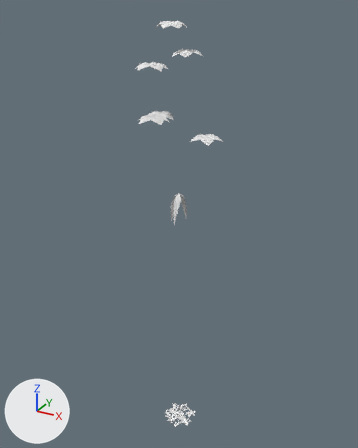
A saved change to the OBJ model game/assets/models/plants/SM_Plant_StranglerFigMasonry_Leaf.obj.
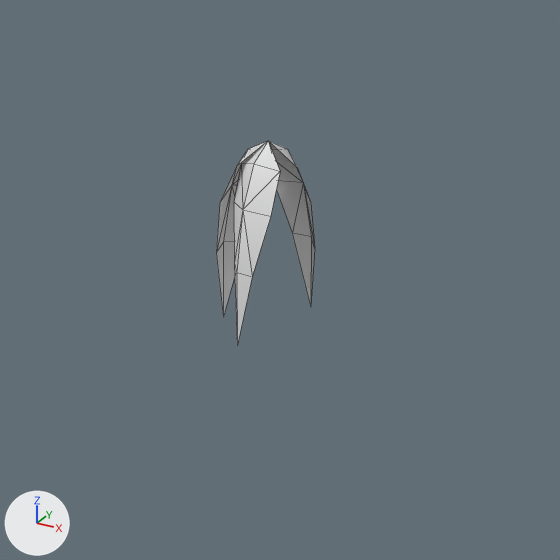
Old and new are each drawn whole from a camera (50 mm lens) standing at (14.41, -26.22, 29.56) and looking at (-0.62, 1.11, 15.89) and again close up on the part from 38% to 64% of the width and 38% to 59% of the height. Lighting does not change. The marker at lower left points along +X, +Y and +Z. The last two pictures show the newer version. The close-ups show mesh edges as thin lines. Where no turn or scale is listed for an object, it has been applied to the vertices. Vertices at exactly the same position are counted once.

The first close-up shows 'SM_Plant_StranglerFigMasonry_Leaf'.
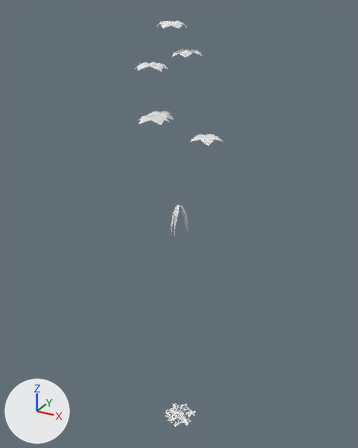
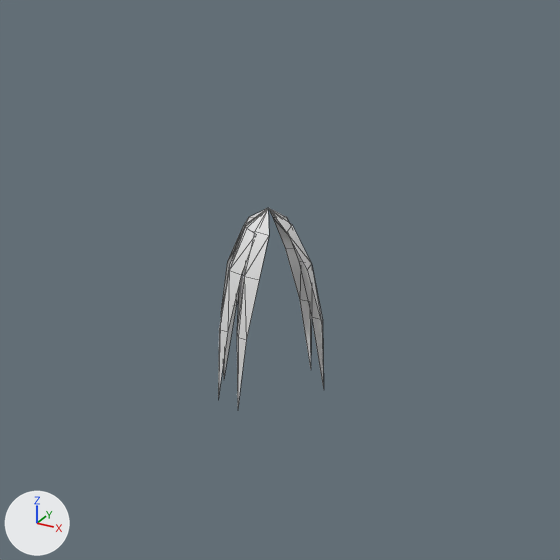
Patch to the scene script:
```diff
--- a/game/assets/models/plants/SM_Plant_StranglerFigMasonry_Leaf.obj.py
+++ b/game/assets/models/plants/SM_Plant_StranglerFigMasonry_Leaf.obj.py
@@ me_sm_plant_stranglerfigmasonry_leaf @@
 # used by ob_sm_plant_stranglerfigmasonry_leaf; location = (0.0, 0.0, 0.0)
-me_sm_plant_stranglerfigmasonry_leaf.from_pydata(...)  # 791 vertices, 548 faces; spans x -2.6..2.4, y -1.4..2.6, z -0.1..28.8
+me_sm_plant_stranglerfigmasonry_leaf.from_pydata(...)  # 811 vertices, 572 faces; spans x -2.6..2.4, y -1.4..2.6, z -0.1..28.8
+# me_sm_plant_stranglerfigmasonry_leaf part 1
+# 6 vertices in x -0.7..0.2, y -0.6..0.6, z 16.3..18.4 move by (0.0, 0.0, -0.7)
+# 4 vertices in x -0.3..0.2, y 0.0..0.6, z 16.5..18.6 move by (0.0, 0.0, -0.8)
+# 4 vertices in x -0.5..0.0, y -0.6..-0.2, z 17.3..18.4 move by (0.0, 0.1, -0.8)
+# 17 vertices move from x -0.6..0.4, y -0.6..0.6, z 17.2..18.4 to x -0.6..0.3, y -0.6..0.6, z 16.5..17.6
+# 20 vertices are added at x -0.4..0.6, y -0.5..0.3, z 15.7..17.7
+# 24 new faces join them
```

What differs and where, as boxes [x1, y1, x2, y2] in the close-ups (560 x 560 px):
'SM_Plant_StranglerFigMasonry_Leaf', reshaped (7% wider): before [216, 141, 315, 346]; after [218, 208, 324, 404]
